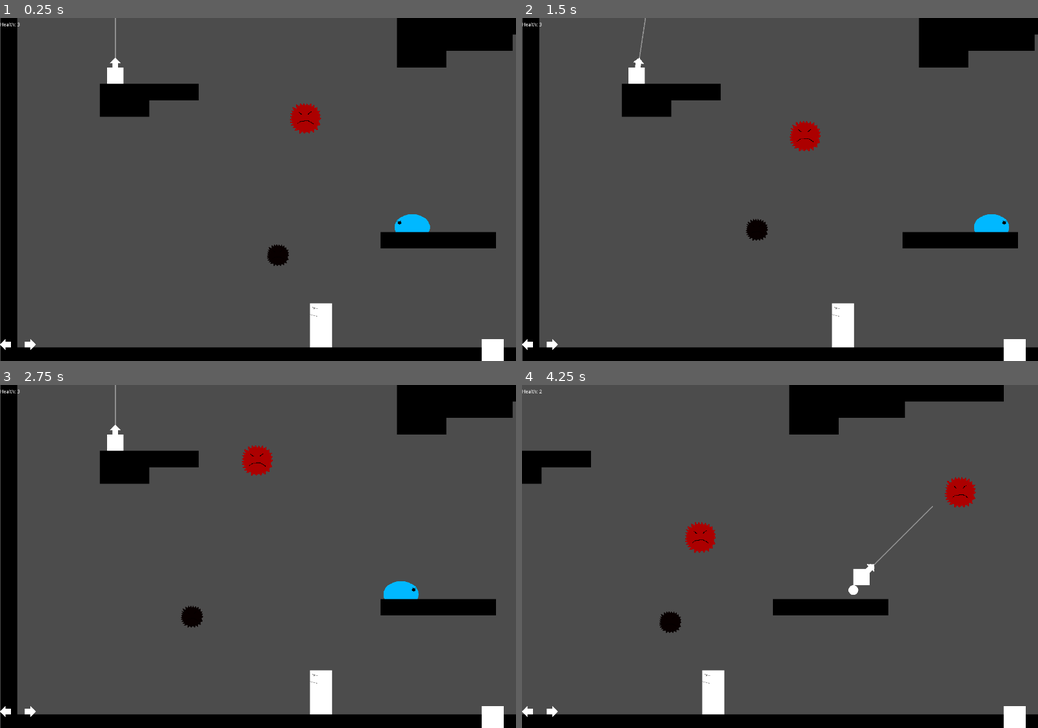
Above: before the commit, frames 1-4 (two rows, left to right).
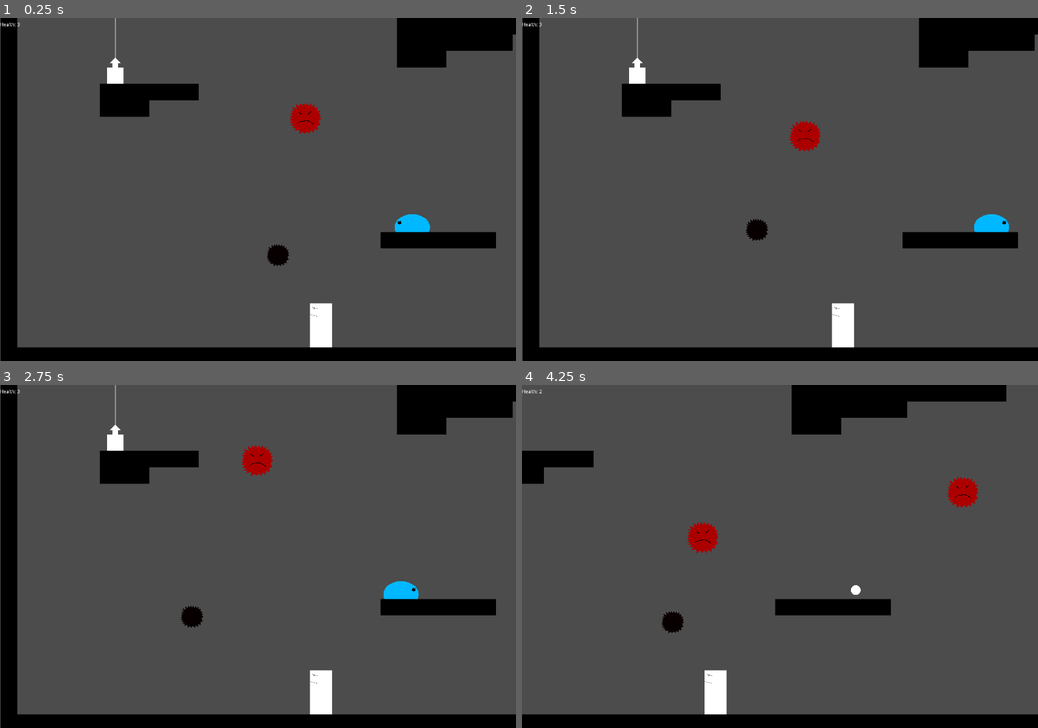
Above: after the commit, the same moments.

Repository: cjsweeten101/dws
Game: Godot game, scene res://Levels/TestingLevel.tscn
Same seed, same stepped clock (60 frames per second), same inputs: the game is played once before the commit and once after it.
Inputs (mouse positions are in pixels of both pictures, inside the frame that each line leads up to):
- Up to frame 1 (0.25 s): no input
- Up to frame 2 (1.5 s): click (527, 357) at 0.52 s; click (552, 357) at 1.27 s
- Up to frame 3 (2.75 s): click (500, 724) at 2.02 s
- Up to frame 4 (4.25 s): tap Enter (action) at 2.75, 3.6 s; hold Enter (action) 2.78-3.53 s; hold D (right) from 2.78 s (still down)

The runs differ from the first frame. In frame 1, 0.4% of the frame differs, in the area x 0-98%, y 93-100%; in frame 2, 0.4%; in frame 3, 0.4%; in frame 4, 1.4%, in the area x 0-98%, y 0-100%.

Commit message:
changes to ui, new touchbuttonui scene

Diff:
--- a/Levels/TestingLevel.gd
+++ b/Levels/TestingLevel.gd
@@ -16,7 +16,7 @@
 		touch_move()
 		$UI/RootUI.ui_health($Player.get_health())
 	else:
-		if Input.is_action_pressed("action"):
+		if Input.is_action_pressed("action") or $UI/RootUI.action_pressed():
 			get_tree().reload_current_scene()
 	#Refactor big boi
 	if !game_over and $ShakeTimer.is_stopped():
--- a/Levels/TestingLevel.tscn
+++ b/Levels/TestingLevel.tscn
@@ -113,6 +113,7 @@
 
 [node name="Enemies" type="Node2D" parent="." index="6"]
 
+editor/display_folded = true
 __meta__ = {
 "_edit_lock_": true
 }
--- a/Player/Player.tscn
+++ b/Player/Player.tscn
@@ -24,7 +24,7 @@
 custom_solver_bias = 0.0
 extents = Vector2( 25, 25 )
 
-[node name="Player" type="KinematicBody2D" groups=[
+[node name="Player" type="KinematicBody2D" index="0" groups=[
 "player",
 ]]
 
--- /dev/null
+++ b/TouchButtonUI.gd
@@ -0,0 +1,26 @@
+extends Node2D
+
+export var margin = 25
+export var button_spacing = 100
+
+func _ready():
+	place_buttons()
+
+func place_buttons():
+	$Left.position.x = margin
+	$Right.position.x = $Left.position.x + button_spacing
+	$Action.position.x = get_viewport().size.x - margin - $Action.normal.get_width()
+
+	var screen_height = get_viewport().size.y
+	$Left.position.y = screen_height - $Left.normal.get_height() - margin
+	$Right.position.y = screen_height - $Right.normal.get_height() - margin
+	$Action.position.y = screen_height - $Action.normal.get_height() - margin
+
+func right_pressed():
+	return $Right.is_pressed()
+
+func left_pressed():
+	return $Left.is_pressed()
+
+func action_pressed():
+	return $Action.is_pressed()
--- a/UI/ButtonsUI.tscn
+++ b/UI/ButtonsUI.tscn
@@ -65,8 +65,9 @@
 anchor_top = 0.0
 anchor_right = 0.0
 anchor_bottom = 0.0
-margin_right = 32.0
+margin_right = 100.0
 margin_bottom = 100.0
+rect_min_size = Vector2( 100, 100 )
 rect_pivot_offset = Vector2( 0, 0 )
 rect_clip_content = false
 focus_mode = 2
@@ -87,9 +88,10 @@
 anchor_top = 0.0
 anchor_right = 0.0
 anchor_bottom = 0.0
-margin_left = 72.0
-margin_right = 104.0
+margin_left = 140.0
+margin_right = 240.0
 margin_bottom = 100.0
+rect_min_size = Vector2( 100, 100 )
 rect_pivot_offset = Vector2( 0, 0 )
 rect_clip_content = false
 focus_mode = 2
@@ -102,7 +104,23 @@
 shortcut = null
 group = null
 texture_normal = ExtResource( 3 )
-_sections_unfolded = [ "Textures" ]
+_sections_unfolded = [ "Hint", "Rect", "Textures" ]
+
+[node name="Container" type="Container" parent="HBoxContainer/Arrows" index="2"]
+
+anchor_left = 0.0
+anchor_top = 0.0
+anchor_right = 0.0
+anchor_bottom = 0.0
+margin_left = 280.0
+margin_right = 280.0
+margin_bottom = 100.0
+rect_pivot_offset = Vector2( 0, 0 )
+rect_clip_content = false
+mouse_filter = 0
+mouse_default_cursor_shape = 0
+size_flags_horizontal = 1
+size_flags_vertical = 1
 
 [node name="MarginContainer" type="MarginContainer" parent="HBoxContainer" index="1"]
 
@@ -143,4 +161,4 @@
 shortcut = null
 group = null
 texture_normal = ExtResource( 4 )
-_sections_unfolded = [ "Anchor", "Margin", "Textures" ]
+_sections_unfolded = [ "Anchor", "Grow Direction", "Margin", "Rect", "Textures" ]
--- a/UI/RootUI.gd
+++ b/UI/RootUI.gd
@@ -13,10 +13,10 @@
 	$TopBar.set_health(val)
 
 func right_pressed():
-	return $ButtonsUI.right_pressed()
+	return $TouchButtonUI.right_pressed()
 
 func left_pressed():
-	return $ButtonsUI.left_pressed()
+	return $TouchButtonUI.left_pressed()
 
 func action_pressed():
-	return $ButtonsUI.action_pressed()
+	return $TouchButtonUI.action_pressed()
--- a/UI/RootUI.tscn
+++ b/UI/RootUI.tscn
@@ -2,9 +2,9 @@
 
 [ext_resource path="res://UI/RootUI.gd" type="Script" id=1]
 [ext_resource path="res://UI/TopBar.tscn" type="PackedScene" id=2]
-[ext_resource path="res://UI/ButtonsUI.tscn" type="PackedScene" id=3]
+[ext_resource path="res://UI/TouchButtonUI.tscn" type="PackedScene" id=3]
 
-[node name="RootUI" type="Control"]
+[node name="RootUI" type="Control" index="0"]
 
 anchor_left = 0.0
 anchor_top = 0.0
@@ -20,4 +20,6 @@
 
 [node name="TopBar" parent="." index="0" instance=ExtResource( 2 )]
 
-[node name="ButtonsUI" parent="." index="1" instance=ExtResource( 3 )]
+[node name="TouchButtonUI" parent="." index="1" instance=ExtResource( 3 )]
+
+visible = false
--- /dev/null
+++ b/UI/TouchButtonUI.tscn
@@ -0,0 +1,54 @@
+[gd_scene load_steps=5 format=2]
+
+[ext_resource path="res://TouchButtonUI.gd" type="Script" id=1]
+[ext_resource path="res://UI/default_arrow_left.png" type="Texture" id=2]
+[ext_resource path="res://UI/default_arrow_right.png" type="Texture" id=3]
+[ext_resource path="res://Player/default_square.png" type="Texture" id=4]
+
+[node name="TouchButtonUI" type="Node2D"]
+
+script = ExtResource( 1 )
+margin = 150
+button_spacing = 300
+
+[node name="Left" type="TouchScreenButton" parent="." index="0"]
+
+scale = Vector2( 4, 4 )
+normal = ExtResource( 2 )
+pressed = ExtResource( 2 )
+bitmask = null
+shape = null
+shape_centered = true
+shape_visible = true
+passby_press = false
+action = ""
+visibility_mode = 0
+_sections_unfolded = [ "Transform", "Visibility" ]
+
+[node name="Right" type="TouchScreenButton" parent="." index="1"]
+
+scale = Vector2( 4, 4 )
+normal = ExtResource( 3 )
+pressed = null
+bitmask = null
+shape = null
+shape_centered = true
+shape_visible = true
+passby_press = false
+action = ""
+visibility_mode = 0
+_sections_unfolded = [ "Transform" ]
+
+[node name="Action" type="TouchScreenButton" parent="." index="2"]
+
+scale = Vector2( 2.5, 2.5 )
+normal = ExtResource( 4 )
+pressed = null
+bitmask = null
+shape = null
+shape_centered = true
+shape_visible = true
+passby_press = false
+action = ""
+visibility_mode = 0
+_sections_unfolded = [ "Transform", "Z Index" ]
--- a/project.godot
+++ b/project.godot
@@ -19,6 +19,9 @@
 window/size/width=1500
 window/size/height=1000
 window/size/resizable=false
+window/handheld/emulate_touchscreen=true
+window/stretch/mode="viewport"
+window/stretch/aspect="keep_height"
 
 [importer_defaults]
 
